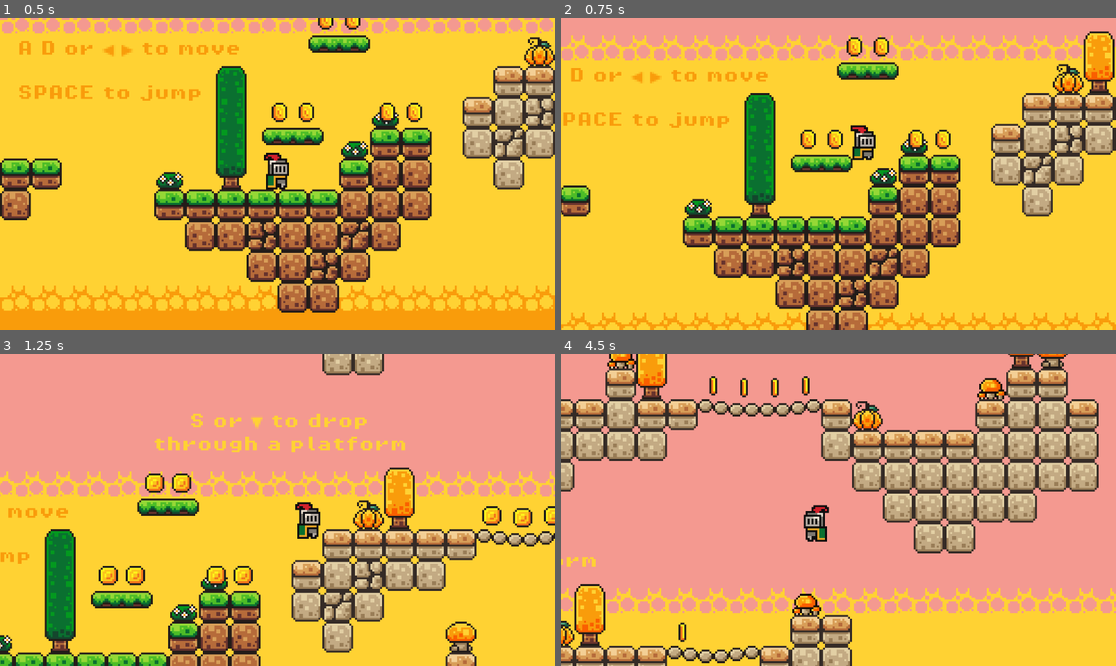
Above: before the commit, frames 1-4 (two rows, left to right).
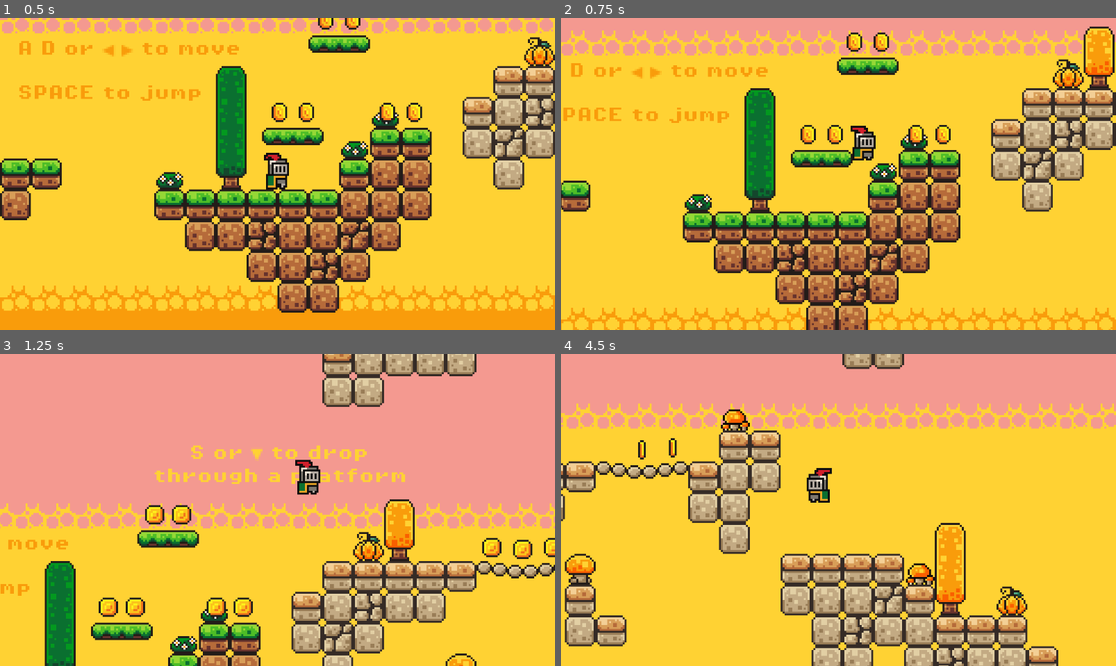
Above: after the commit, the same moments.

Repository: Artiow/myisorpg
Game: Godot game, scene res://scenes/game.tscn
Two runs of this game, one before a commit and one after it. Both use one fixed random seed, a clock stepped at 60 frames per second and the inputs below.
Inputs:
- Up to frame 1 (0.5 s): no input
- Up to frame 2 (0.75 s): hold D (move_right) from 0.53 s (still down); tap Space (jump) at 0.6 s
- Up to frame 3 (1.25 s): keep holding D (move_right); tap Space (jump) at 0.77, 1.07 s
- Up to frame 4 (4.5 s): tap Space (jump) at 1.35, 1.52, 1.82, 2.1, 2.85, 3.02, 3.32, 3.6, 3.77, 4.07, 4.35 s; release D (move_right) at 2.03 s; hold A (move_left) 2.03-2.78 s; hold D (move_right) 2.78-4.28 s; hold A (move_left) from 4.28 s (still down)

Frame 1 is identical in both runs. In frame 2, 27% of the frame differs, in the area x 0-100%, y 2-100%; in frame 3, 35%; in frame 4, 79%, in the area x 0-100%, y 0-100%.

Commit message:
Player jump and death sounds

Diff:
--- a/scenes/player.tscn
+++ b/scenes/player.tscn
@@ -1,7 +1,9 @@
-[gd_scene load_steps=34 format=3 uid="uid://jddfgvfucfsj"]
+[gd_scene load_steps=36 format=3 uid="uid://jddfgvfucfsj"]
 
 [ext_resource type="Texture2D" uid="uid://ck16uodw5e4e7" path="res://assets/sprites/knight.png" id="1_4flbx"]
 [ext_resource type="Script" uid="uid://vvwwnomiplws" path="res://scripts/player.gd" id="1_onrkg"]
+[ext_resource type="AudioStream" uid="uid://fhgd56martub" path="res://assets/sounds/jump.wav" id="3_qhqgy"]
+[ext_resource type="AudioStream" uid="uid://dijpdmxpk61uy" path="res://assets/sounds/hurt.wav" id="4_dqkch"]
 
 [sub_resource type="AtlasTexture" id="AtlasTexture_i4ail"]
 atlas = ExtResource("1_4flbx")
@@ -257,4 +259,12 @@
 [node name="KillTimer" type="Timer" parent="."]
 wait_time = 0.5
 
+[node name="JumpSound" type="AudioStreamPlayer2D" parent="."]
+stream = ExtResource("3_qhqgy")
+bus = &"SFX"
+
+[node name="DeathSound" type="AudioStreamPlayer2D" parent="."]
+stream = ExtResource("4_dqkch")
+bus = &"SFX"
+
 [connection signal="timeout" from="KillTimer" to="." method="_on_kill_timer_timeout"]
--- a/scripts/player.gd
+++ b/scripts/player.gd
@@ -13,6 +13,8 @@
 @onready var raycast: RayCast2D = $RayCast2D
 @onready var sprite: AnimatedSprite2D = $AnimatedSprite2D
 @onready var kill_timer: Timer = $KillTimer
+@onready var jump_sound: AudioStreamPlayer2D = $JumpSound
+@onready var death_sound: AudioStreamPlayer2D = $DeathSound
 
 
 var jump_count: int = 0
@@ -62,11 +64,16 @@
 
 func jump_process() -> void:
 	if Input.is_action_just_pressed("jump") and can_jump():
-		sprite.call_deferred("play", "jump")
-		velocity.y = JUMP_VELOCITY
+		call_deferred("_do_jump")
 		jump_count += 1
 	elif is_on_floor():
 		jump_count = 0
+
+
+func _do_jump() -> void:
+	sprite.play("jump")
+	jump_sound.play()
+	velocity.y = JUMP_VELOCITY
 
 
 func can_jump() -> bool:
@@ -77,10 +84,15 @@
 	if not dead:
 		dead = true
 		Engine.time_scale = 0.5
-		velocity.y = JUMP_VELOCITY / 2
-		sprite.call_deferred("play", "death", 2)
-		collision.queue_free()
+		call_deferred("_do_kill")
 		kill_timer.start()
+
+
+func _do_kill() -> void:
+	sprite.play("death", 2)
+	death_sound.play()
+	velocity.y = JUMP_VELOCITY / 2
+	collision.queue_free()
 
 
 func _on_kill_timer_timeout() -> void:
Not shown, added: export_presets.cfg
